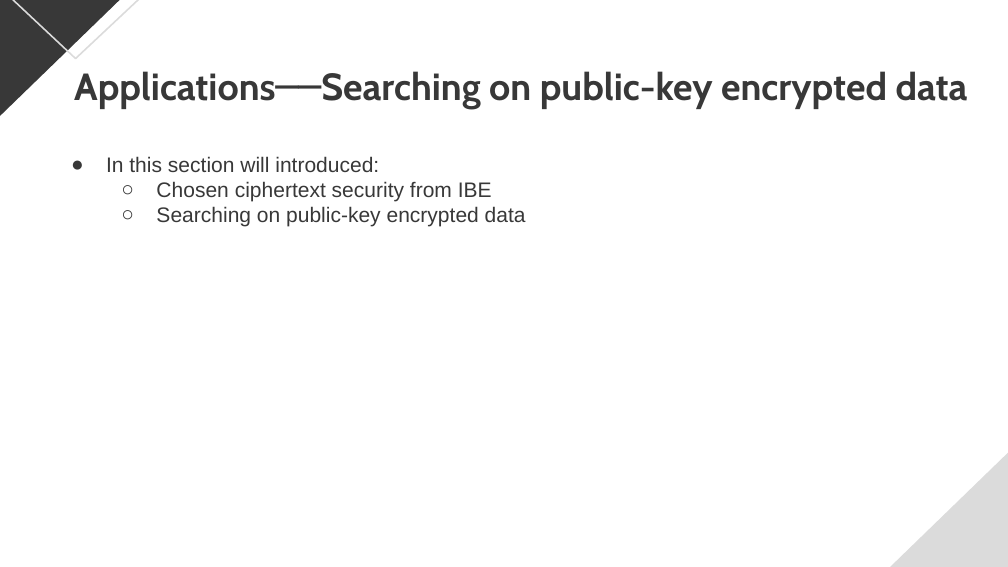
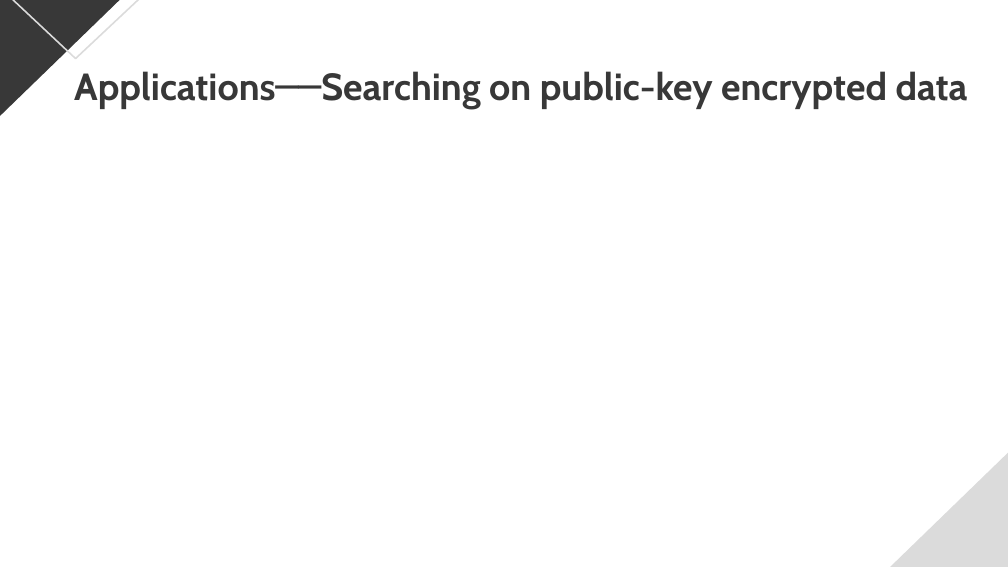
Before and after one commit to baiyanchen8/aliada, a slide deck: slide 36 of 碩士/課本書報/chap15.6-15.9 [自動儲存].pptx (slide 31 before the commit). Drawn at 1008x567 pixels with LibreOffice and Linux fonts; fonts in the diff are those of the drawing; grey boxes stand for pictures; background and template pictures are left out. Boxes give left, top, right and bottom in pixels: in the first picture for what was removed or moved away, otherwise in the second. Text is boxed around its words. In the diff, an @@ line names an element or a change of style, - is before the commit and + after.

```diff
--- a/碩士/課本書報/chap15.6-15.9 [自動儲存].pptx
+++ b/碩士/課本書報/chap15.6-15.9 [自動儲存].pptx
@@ text removed at [106, 156, 526, 227] @@
-● In this section will introduced:
-  ○ Chosen ciphertext security from IBE
-  ○ Searching on public-key encrypted data
```
Also in this commit, not shown: 3 other slides changed, 13 slides added.
